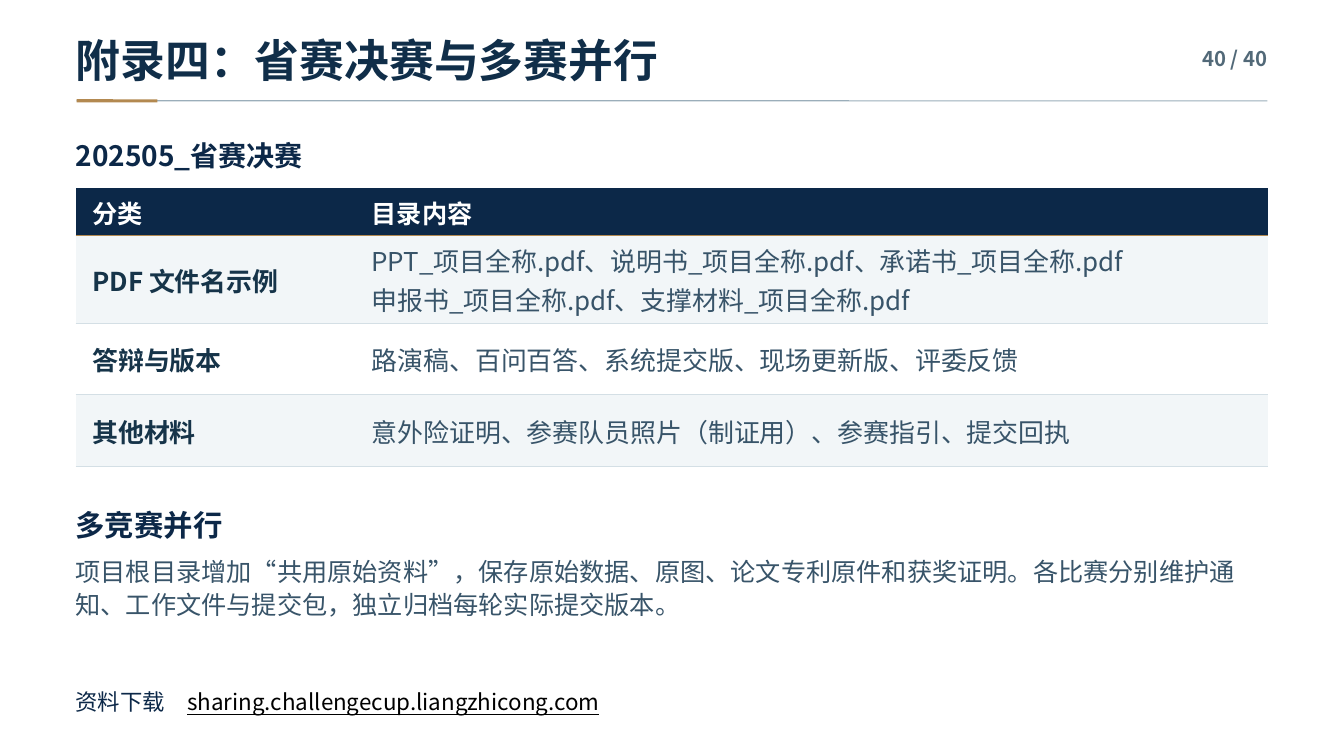
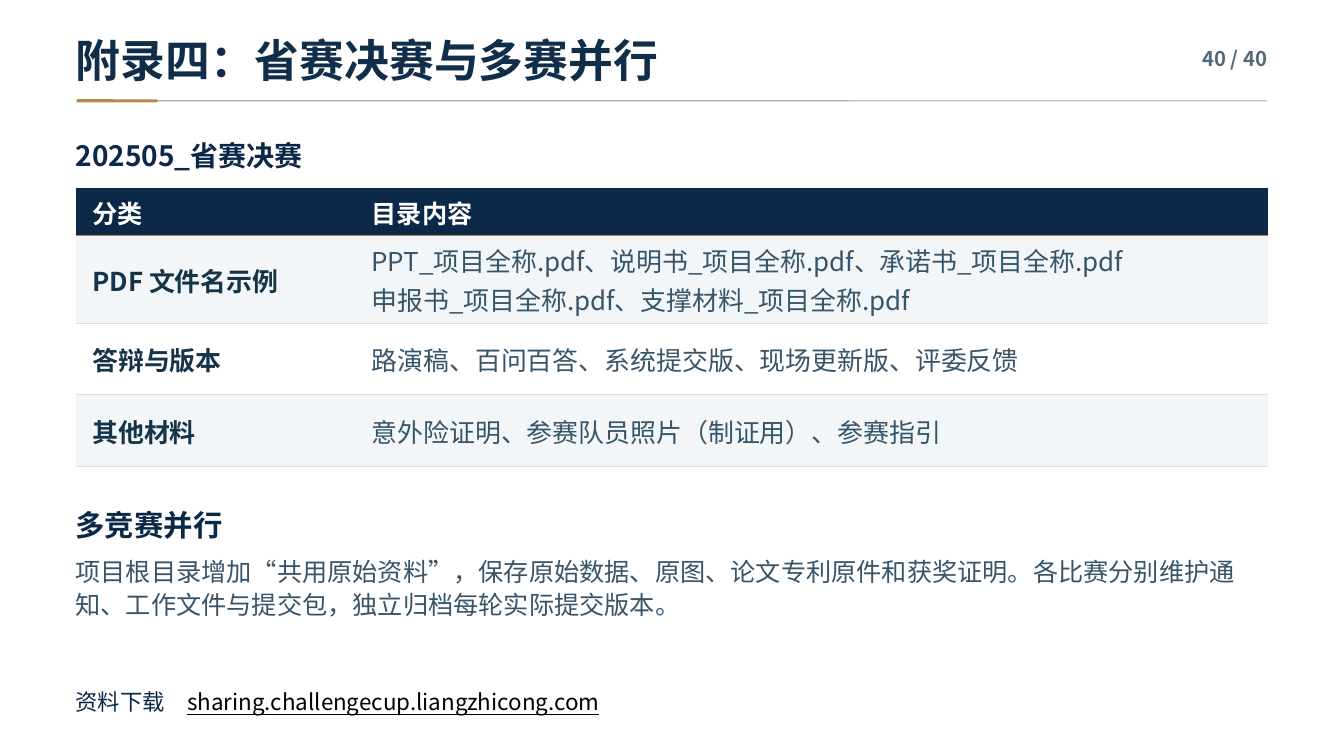
Before and after one commit to uuoov/challenge-cup-sharing, a slide deck: slide 40 of challenge-cup-sharing.pptx. Drawn at 1344x756 pixels with LibreOffice and Linux fonts; fonts in the diff are those of the drawing. Boxes give left, top, right and bottom in pixels: in the first picture for what was removed or moved away, otherwise in the second. Text is boxed around its words. In the diff, an @@ line names an element or a change of style, - is before the commit and + after.

Commit message:
更新挑战杯分享 v5，修复高清封面、调整人物介绍并精简提交目录

```diff
--- a/challenge-cup-sharing.pptx
+++ b/challenge-cup-sharing.pptx
@@ table at (76,188,1268,466) @@
-row 4, column 2: 意外险证明、参赛队员照片（制证用）、参赛指引、提交回执
+row 4, column 2: 意外险证明、参赛队员照片（制证用）、参赛指引
```
Also in this commit, not shown: 9 other slides changed, 25 other files.
